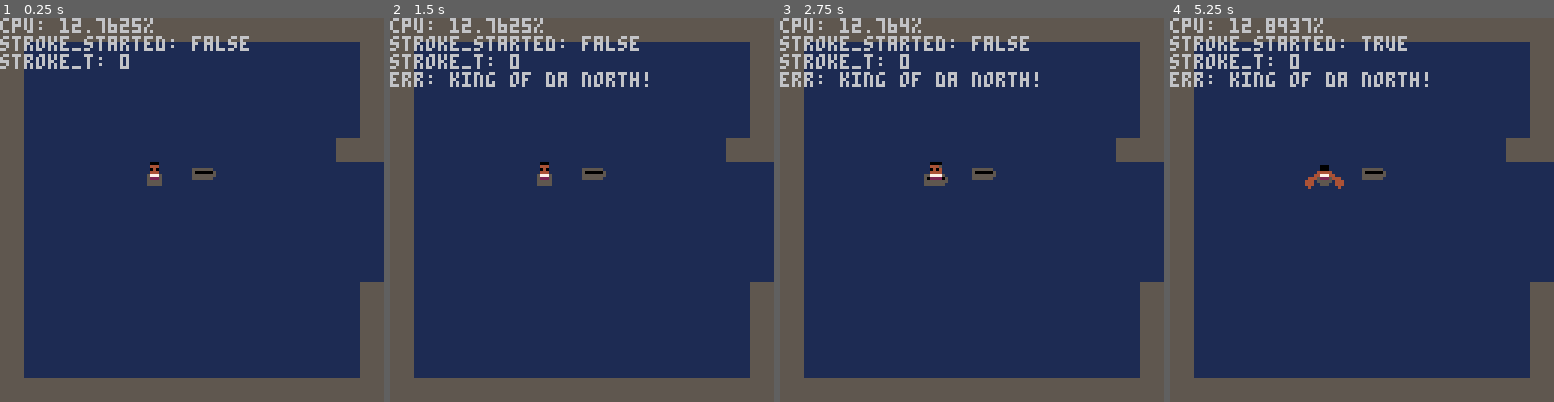
Above: before the commit, frames 1-4 (left to right).
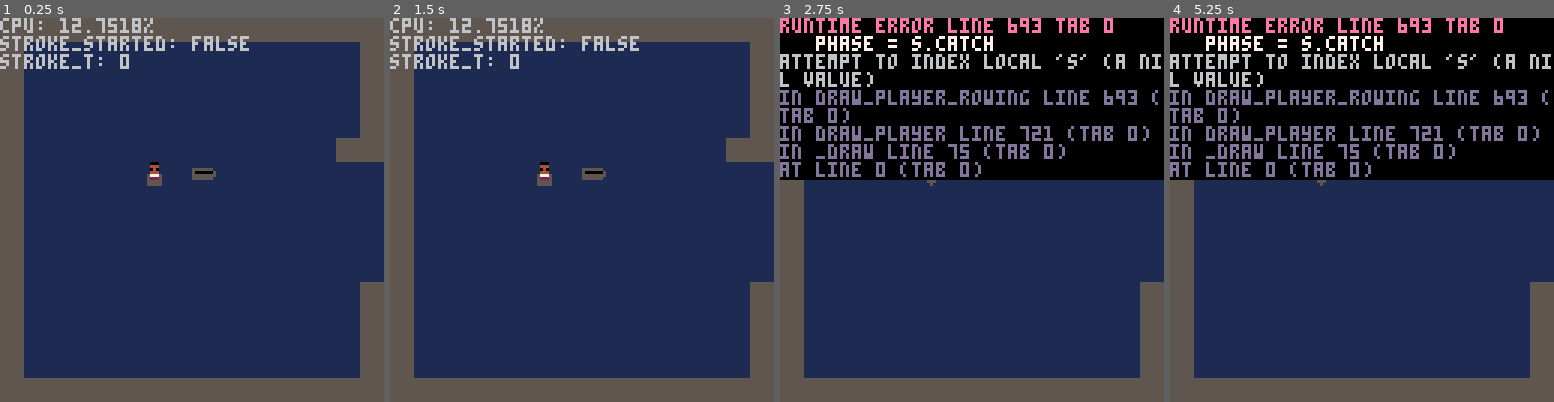
Above: after the commit, the same moments.

Repository: frojo/pico8
Game: PICO-8 cartridge carts/adventure.p8
The game is run twice, just before and just after one commit, with the same random seed, the same clock (stepped at 60 frames per second) and the same inputs.
Inputs:
- Up to frame 1 (0.25 s): no input
- Up to frame 2 (1.5 s): tap X (X key) at 0.33, 1.07 s; tap O (Z key) at 0.7 s
- Up to frame 3 (2.75 s): hold Right 1.6-2.1 s; tap O (Z key) at 1.7, 2.1, 2.5 s; tap X (X key) at 1.85 s; hold Up 2.15-2.42 s; hold Right from 2.47 s (still down)
- Up to frame 4 (5.25 s): tap O (Z key) every 0.4 s from 2.9 to 4.9 s; tap X (X key) at 2.97, 4.08, 5.2 s; release Right at 3.03 s; hold Left 3.08-3.58 s; hold Down 3.63-3.97 s; hold Right 4.02-4.68 s; hold Up 4.73-5.03 s; hold Left from 5.08 s (still down)

The runs differ from the first frame. In frame 1, less than 0.1% of the frame differs, in the area x 28-37%, y 0-4%; in frame 2, 1.1%; in frame 3, 42%; in frame 4, 42%, in the area x 0-100%, y 0-45%.
Error after the commit: runtime error line 693 tab 0; phase = s.catch; attempt to index local 's' (a nil value)

Commit message:
refactored to new oar anim system. north/south ported

Diff:
--- a/carts/adventure.p8
+++ b/carts/adventure.p8
@@ -219,7 +219,7 @@
 	end
 
 	-- todo: delete when done developing rowing anim move
-	-- if (debug) return
+	if (debug) return
 
 	-- todo unify/refactor between this and the pedestrian stuff
 	player.dx -= player.dx * water_drag
@@ -501,16 +501,25 @@
 -- info for animating oars when rowing
 function init_oar_anim()
 	local oar_anim = {}
-	oar_anim.north = init_oar_dir_spr_params(53,
-			  -4, -3, true, true, 3, -2, false, true,
-			  -4, -2, false, false, 3, 4, false, false,
+
+	-- 	    loar(x, y, flippedx, flippedy)   roar(x, y, flippedx, flippedy)
+	-- catch
+	-- water
+	-- release
+	oar_anim.north = init_oar_dir_spr_params(
+			  -4, -2, true, true, 3, -2, false, true,
+			  -3, 4, false, false, 3, 4, false, false,
 			  -4, 4, true, false, 3, 4, false, false)
+	oar_anim.south = init_oar_dir_spr_params(
+			  -4, 3, true, false, 3, 3, false, false,
+			  -4, 4, true, false, 3, 4, false, false,
+			  -5, -3, true, true, 4, -3, false, true)
 
 	return oar_anim
 end
 
 -- dir: {catch, water, release}
-function init_oar_dir_spr_params(sprnum,
+function init_oar_dir_spr_params(
 				   cloarx, cloary, clflippedx, clflippedy,
 				   croarx, croary, crflippedx, crflippedy,
 				   wloarx, wloary, wlflippedx, wlflippedy,
@@ -519,13 +528,13 @@
 				   rroarx, rroary, rrflippedx, rrflippedy)
 	local dir = {}
 
-	dir.catch = init_oar_anim_phase(sprnum,
+	dir.catch = init_oar_anim_phase(53,
 	  		   cloarx, cloary, clflippedx, clflippedy,
 	  		   croarx, croary, crflippedx, crflippedy)
-	dir.water = init_oar_anim_phase(sprnum,
+	dir.water = init_oar_anim_phase(54,
 	  		   wloarx, wloary, wlflippedx, wlflippedy,
 	  		   wroarx, wroary, wrflippedx, wrflippedy)
-	dir.release = init_oar_anim_phase(sprnum,
+	dir.release = init_oar_anim_phase(53,
 				   rloarx, rloary, rlflippedx, rlflippedy,
 				   rroarx, rroary, rrflippedx, rrflippedy)
 	return dir
@@ -608,7 +617,7 @@
 		local loary = player.y + 4
 		local roarx = player.x + 3
 		local roary = player.y + 4
-		localsprnum = 54
+		local sprnum = 54
 		local flipped = false
 		spr(sprnum, loarx, loary, 1, 1, not flipped)
 		spr(sprnum, roarx, roary, 1, 1, flipped)
@@ -647,25 +656,25 @@
 
 end
 
-function draw_oar_catch_new(dir)
-	if (dir == 0) then -- north, do nothing
-		return 53, true
-	elseif (dir == 1) then -- ne
-		return 53, true
-	elseif (dir == 2) then -- east
-		return 53, true
-	elseif (dir == 3) then -- se
-		return 53, true
-	elseif (dir == 4) then -- south
-		return 53, true
-	elseif (dir == 5) then -- sw
-		return 53, true
-	elseif (dir == 6) then -- west
-		return 53, true
+function oar_anim_params(dir)
+	if (dir == 0) then
+		return oar_anim.north
+	elseif (dir == 1) then
+		return oar_anim.ne
+	elseif (dir == 2) then
+		return oar_anim.east
+	elseif (dir == 3) then
+		return oar_anim.se
+	elseif (dir == 4) then
+		return oar_anim.south
+	elseif (dir == 5) then
+		return oar_anim.sw
+	elseif (dir == 6) then
+		return oar_anim.west
 	elseif (dir == 7) then
-		return 53, true
-	end
-		debug_err = "invalid dir for rowing sprite"
+		return oar_anim.nw
+	end
+		debug_err = "invalid dir for oar sprite params"
 	return 0, false
 end
 
@@ -678,43 +687,28 @@
 	spr(sprnum, player.x, player.y, 1, 1, flipped)
 
 	if player.stroke_started then
-		-- first try just when going eastward
-		local sprnum
-		loarx = player.x + 2
-		loary = player.y + 5
-		local flipped = false
+
+		local s = oar_anim_params(player.dir)
+		-- will hold the oar animation parameters for
+		-- this phase of rowing
+		local phase
 		if player.stroke_t < stroke_catch_t then
-			if debug and player.dir == 0 then
-				debug_err = "king of da north!"
-				-- draw_oar_catch_new(player.dir)
-				local l = oar_anim.north.catch.loar
-				local r = oar_anim.north.catch.roar
-				spr(oar_anim.north.catch.sprnum,
-					player.x + l.x, player.y + l.y, 1, 1,
-					l.flippedx, l.flippedy)
-				spr(oar_anim.north.catch.sprnum,
-					player.x + r.x, player.y + r.y, 1, 1,
-					r.flippedx, r.flippedy)
-			else draw_oar_catch(player)
-			end
-			-- sprnum, flipped = oar_catch_sprite(player.dir)
+			phase = s.catch
 		elseif player.stroke_t < stroke_catch_t + stroke_pull_t then
-			-- sprnum, flipped = oar_in_water_sprite(player.dir)
-			draw_oar_water(player)
+			phase = s.water
 		else
-			draw_oar_release(player)
-			-- sprnum, flipped = oar_catch_sprite(player.dir)
-			-- flipped = not flipped
-			-- spr(sprnum, loarx, loary, 1, 1, flipped)
-		end
-
-
-
-		roarx = player.x
-		roary = player.y - 8
-		-- spr(53, roarx, roary)
-
-		-- todo draw other angles
+			phase = s.release
+		end
+
+		local l = phase.loar
+		spr(phase.sprnum,
+			player.x + l.x, player.y + l.y, 1, 1,
+			l.flippedx, l.flippedy)
+
+		local r = phase.roar
+		spr(phase.sprnum,
+			player.x + r.x, player.y + r.y, 1, 1,
+			r.flippedx, r.flippedy)
 	end
 
 
